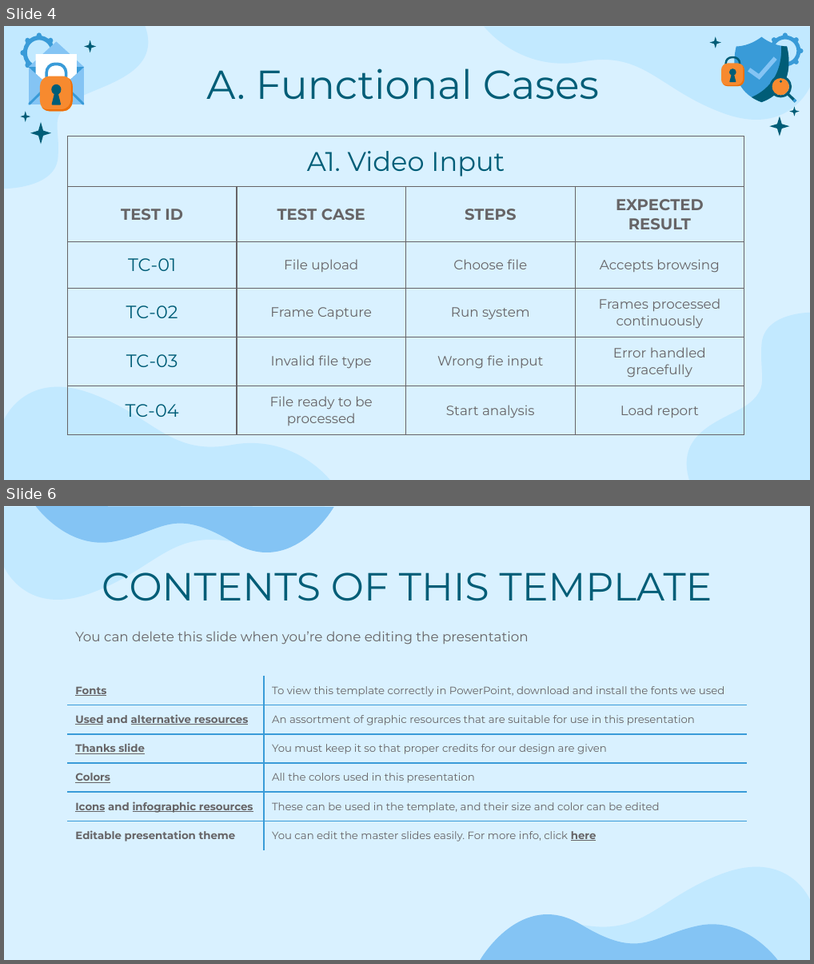
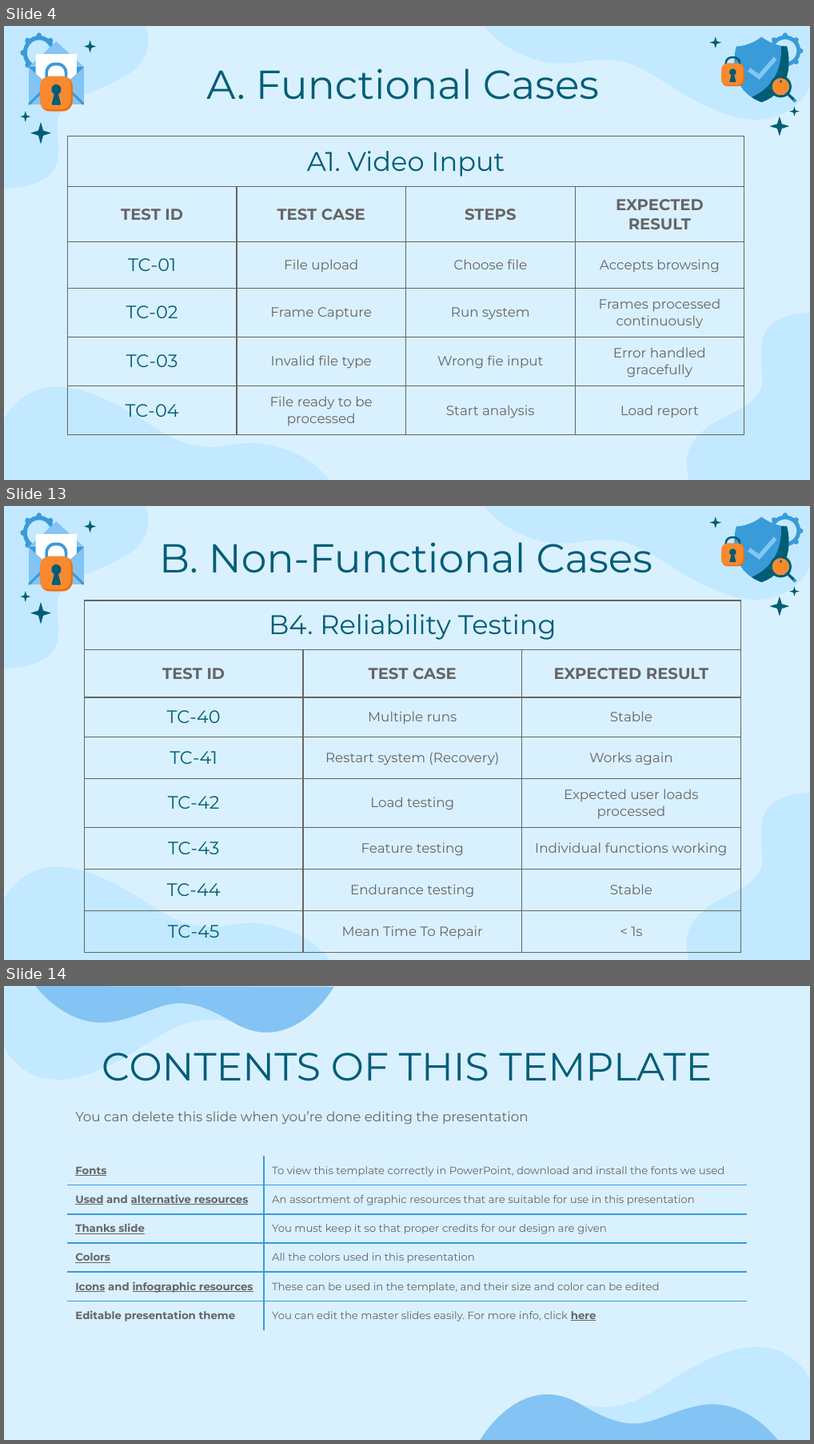
Before and after one commit to MiraPhilip12/Graduation_Project_ESLSCA, a slide deck: Milestone 5/Testing and Evaluation.pptx. Shown one above the other, each under a label of ours: slides 4 and 6 before the commit, slides 4, 13 and 14 after it; the slides between them are not shown. The pictures are 814x964 and 814x1444 pixels, drawn with LibreOffice and Linux fonts; fonts in the diff are those of the drawing. Boxes give left, top, right and bottom in pixels: in the first picture for what was removed or moved away, otherwise in the second. Text is boxed around its words. In the diff, an @@ line names an element or a change of style, - is before the commit and + after.

Commit message:
updating non functional test cases

```diff
--- a/Milestone 5/Testing and Evaluation.pptx
+++ b/Milestone 5/Testing and Evaluation.pptx
@@ slide 13 added at [4,506,810,960], background #D9F1FF; not listed: 4 template elements that a slide beside it also shows @@
@@ title added at [159,542,653,573], 36 pt, text #005D77 @@
+B. Non-Functional Cases
@@ group added at [710,512,804,616]: 16 freeform shapes @@
@@ group added at [20,512,96,624]: 14 freeform shapes @@
@@ table added at [85,600,740,951], 8 rows, 3 columns @@
+B4. Reliability Testing |  | 
+TEST ID | TEST CASE | EXPECTED RESULT
+TC-40 | Multiple runs | Stable
+TC-41 | Restart system (Recovery) | Works again
+TC-42 | Load testing | Expected user loads processed
+TC-43 | Feature testing | Individual functions working
+TC-44 | Endurance testing | Stable
+TC-45 | Mean Time To Repair | < 1s
@@ what was slide 6 is now slide 14 @@
```
Also in this commit, not shown: 1 slide changed, 7 other slides added, 1 other file.
